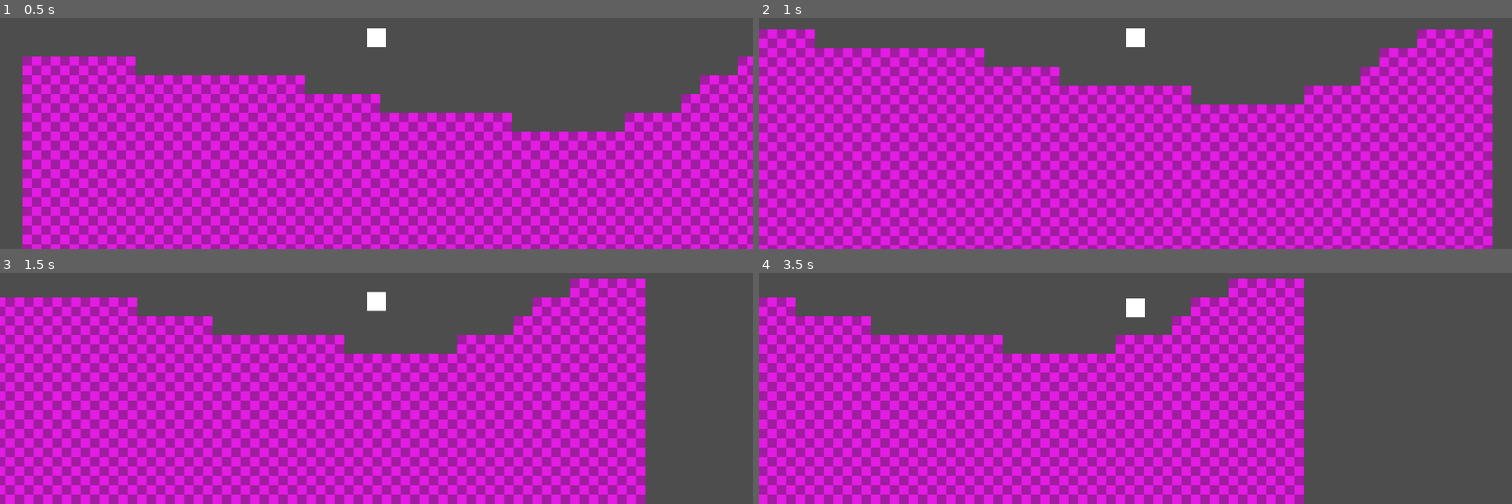
Above: before the commit, frames 1-4 (two rows, left to right).
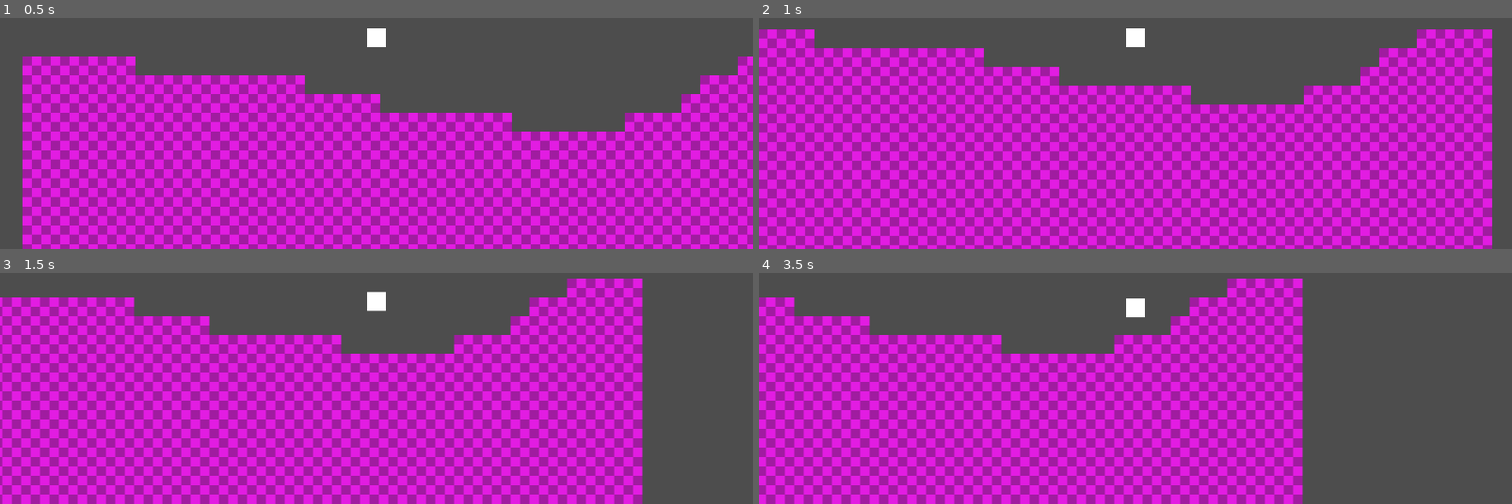
Above: after the commit, the same moments.

Repository: sphis-sinco/Sinco-D-sides
Game: Godot game, scene res://scenes/level_base.tscn
Two runs of this game, one before a commit and one after it. Both use one fixed random seed, a clock stepped at 60 frames per second and the inputs below. Before the commit the project has no main scene; this scene is started directly in both runs.
Inputs:
- Up to frame 1 (0.5 s): no input
- Up to frame 2 (1 s): hold D (Move_Right) from 0.53 s (still down); tap Space (Move_Jump) at 0.6, 0.77 s
- Up to frame 3 (1.5 s): keep holding D (Move_Right); tap Space (Move_Jump) at 1.07, 1.35 s
- Up to frame 4 (3.5 s): tap Space (Move_Jump) at 1.52, 1.82, 2.1, 2.85, 3.02, 3.32 s; release D (Move_Right) at 2.03 s; hold Left (Move_Left) 2.03-2.78 s; hold D (Move_Right) from 2.78 s (still down)

Frame 1 is identical in both runs. In frame 2, 0.1% of the frame differs, in the area x 7-98%, y 4-99%; in frame 3, 28%, in the area x 0-86%, y 2-100%; in frame 4, 11%.

Commit message:
Player movement (actually)

Diff:
--- a/project.godot
+++ b/project.godot
@@ -11,6 +11,7 @@
 [application]
 
 config/name="Sinco: D-Sides"
+run/main_scene="uid://cliumf3rtnpi0"
 config/features=PackedStringArray("4.4", "Forward Plus")
 config/icon="uid://bqsatpj2umoup"
 
--- /dev/null
+++ b/scenes/level_base/player.gd
@@ -0,0 +1,39 @@
+extends CharacterBody2D
+
+const MAX_SPEED_TICK = 255.0
+var SPEED_TICK = 0.0
+
+const SPEED = 300.0
+const JUMP_VELOCITY = -400.0
+
+
+func _physics_process(delta: float) -> void:
+	# Add the gravity.
+	if not is_on_floor():
+		velocity += get_gravity() * delta
+
+	# Handle jump.
+	if Input.is_action_just_pressed('Move_Jump') and is_on_floor():
+		velocity.y = JUMP_VELOCITY
+
+	# Get the input direction and handle the movement/deceleration.
+	# As good practice, you should replace UI actions with custom gameplay actions.
+	var direction := Input.get_axis('Move_Left', 'Move_Right')
+	if direction:
+		velocity.x = direction * (SPEED + SPEED_TICK)
+	else:
+		velocity.x = move_toward(velocity.x, 0, 15 + (SPEED_TICK * 0.05))
+
+	if abs(velocity.x) > 0 and not is_on_wall():
+		if abs(SPEED_TICK) < 1:
+			SPEED_TICK = 1
+		else:
+			SPEED_TICK = SPEED_TICK * 1.05
+			if (SPEED_TICK > MAX_SPEED_TICK):
+				SPEED_TICK = MAX_SPEED_TICK
+	else:
+		SPEED_TICK = move_toward(SPEED_TICK, 0, (SPEED + SPEED_TICK))
+
+	# print(SPEED_TICK)
+
+	move_and_slide()
--- a/scenes/level_base/player.tscn
+++ b/scenes/level_base/player.tscn
@@ -1,38 +1,12 @@
 [gd_scene load_steps=3 format=3 uid="uid://ccucjob0pcci"]
 
-[sub_resource type="GDScript" id="GDScript_17nir"]
-script/source = "extends CharacterBody2D
-
-
-@export var SPEED = 300.0
-@export var JUMP_VELOCITY = -400.0
-
-
-func _physics_process(delta: float) -> void:
-	# Add the gravity.
-	if not is_on_floor():
-		velocity += get_gravity() * delta
-
-	# Handle jump.
-	if Input.is_action_just_pressed('Move_Jump') and is_on_floor():
-		velocity.y = JUMP_VELOCITY
-
-	# Get the input direction and handle the movement/deceleration.
-	# As good practice, you should replace UI actions with custom gameplay actions.
-	var direction := Input.get_axis('Move_Left', 'Move_Right')
-	if direction:
-		velocity.x = direction * SPEED
-	else:
-		velocity.x = move_toward(velocity.x, 0, SPEED)
-
-	move_and_slide()
-"
+[ext_resource type="Script" uid="uid://b30tjt3qtnd7y" path="res://scenes/level_base/player.gd" id="1_dlxjo"]
 
 [sub_resource type="RectangleShape2D" id="RectangleShape2D_17nir"]
 size = Vector2(32, 32)
 
 [node name="Player" type="CharacterBody2D"]
-script = SubResource("GDScript_17nir")
+script = ExtResource("1_dlxjo")
 
 [node name="ColorRect" type="ColorRect" parent="."]
 anchors_preset = 8
Not shown, added: scenes/level_base/player.gd.uid
